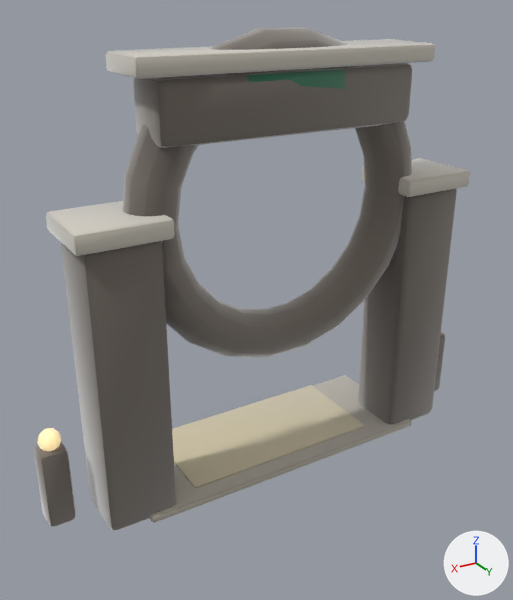
The glTF model assets/models/gates/f226bd1b.glb, before and after one commit.
The view is the same before and after, from a camera (50 mm lens) standing at (3.92, 6.04, 5.1) and looking at (0.12, -0.28, 1.94). The axes (+X, +Y, +Z) are drawn at lower right. The lights are the same throughout. The picture after the commit comes second. Vertices at exactly the same position are counted once.

Names of what the first picture shows: 'gate_f226bd1b'.
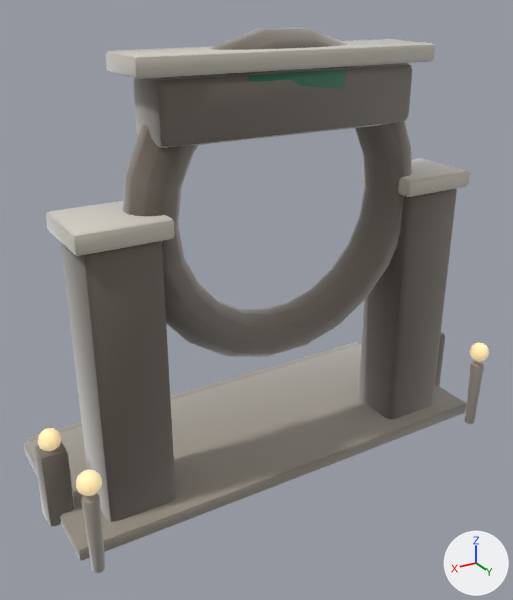
The change, as a list of edits to the scene's bpy script:
```text
Add mat_clay__9e978a_0_93:
    mat_clay__9e978a_0_93 = bpy.data.materials.new('clay_#9E978A_0.93_-')
    # nodes: BsdfPrincipled, Mix, OutputMaterial, VertexColor
    # colours: grey #9e978a, mixed with the vertex colours
Change me_gate_f226bd1b:
    used by ob_gate_f226bd1b; location = (0.0, 0.0, 0.0)
    remove me_gate_f226bd1b.from_pydata(...)  # 1380 vertices, 2708 faces; spans x -2.75..2.75, y -1.0..0.42, z 0.0..4.81
    add me_gate_f226bd1b.from_pydata(...)  # 1880 vertices, 3680 faces; spans x -2.75..2.75, y -1.71..0.84, z 0.0..4.81
    me_gate_f226bd1b part 1: the loose piece of 56 vertices spanning x -1.8..1.8, y -1.0..0.4, z 0.0..0.08 is copied, and the copy is scaled about its middle by (1.46, 1.49, 1.96), then moved by (0.0, -0.2, 0.04), in mat_clay__9e978a_0_93; it spans x -2.63..2.63, y -1.55..0.55, z 0.0..0.16
    me_gate_f226bd1b part 2: the loose piece of 52 vertices spanning x -2.72..-2.48, y -0.32..-0.09, z 0.86..1.09 is copied, and the copy is moved by (0.11, 0.93, 0.05); it spans x -2.62..-2.37, y 0.61..0.84, z 0.9..1.15
    me_gate_f226bd1b part 3: the loose piece of 52 vertices spanning x 2.48..2.72, y -0.32..-0.09, z 0.86..1.1 is copied, and the copy is moved by (-0.1, 0.92, 0.04); it spans x 2.38..2.62, y 0.6..0.83, z 0.9..1.14
    me_gate_f226bd1b part 4: a new loose piece of 114 vertices spanning x -2.58..-2.42, y 0.64..0.8, z 0.0..0.86, in mat_clay__9e978a_0_93
    me_gate_f226bd1b part 5: a new loose piece of 114 vertices spanning x 2.42..2.58, y 0.64..0.8, z 0.0..0.86, in mat_clay__9e978a_0_93
    me_gate_f226bd1b part 6: a new loose piece of 56 vertices spanning x -2.55..2.55, y -1.71..-1.37, z 0.0..0.12, in mat_clay__9e978a_0_93
    me_gate_f226bd1b part 7: 2513 kept faces spanning x -2.75..2.75, y -1.0..0.42, z 0.0..4.8 get new vertex colours
    other edits to the shape of me_gate_f226bd1b do not show in these pictures
    add me_gate_f226bd1b.materials.append(mat_clay__9e978a_0_93)
```

Location of each change, (x1, y1, x2, y2) in pixels of the pictures (513 x 600 px):
'gate_f226bd1b', reshaped (7% wider, 9% taller): before (34, 27, 470, 530); after (24, 27, 489, 573)
part 1 of me_gate_f226bd1b, added: after (24, 344, 466, 560)
part 2 of me_gate_f226bd1b, added: after (469, 342, 489, 362)
part 3 of me_gate_f226bd1b, added: after (76, 469, 102, 496)
part 4 of me_gate_f226bd1b, added: after (465, 361, 484, 424)
part 5 of me_gate_f226bd1b, added: after (82, 493, 105, 573)
part 6 of me_gate_f226bd1b, added: after (27, 342, 360, 442)
part 7 of me_gate_f226bd1b, edited (looks the same): (34, 30, 470, 526) in both
